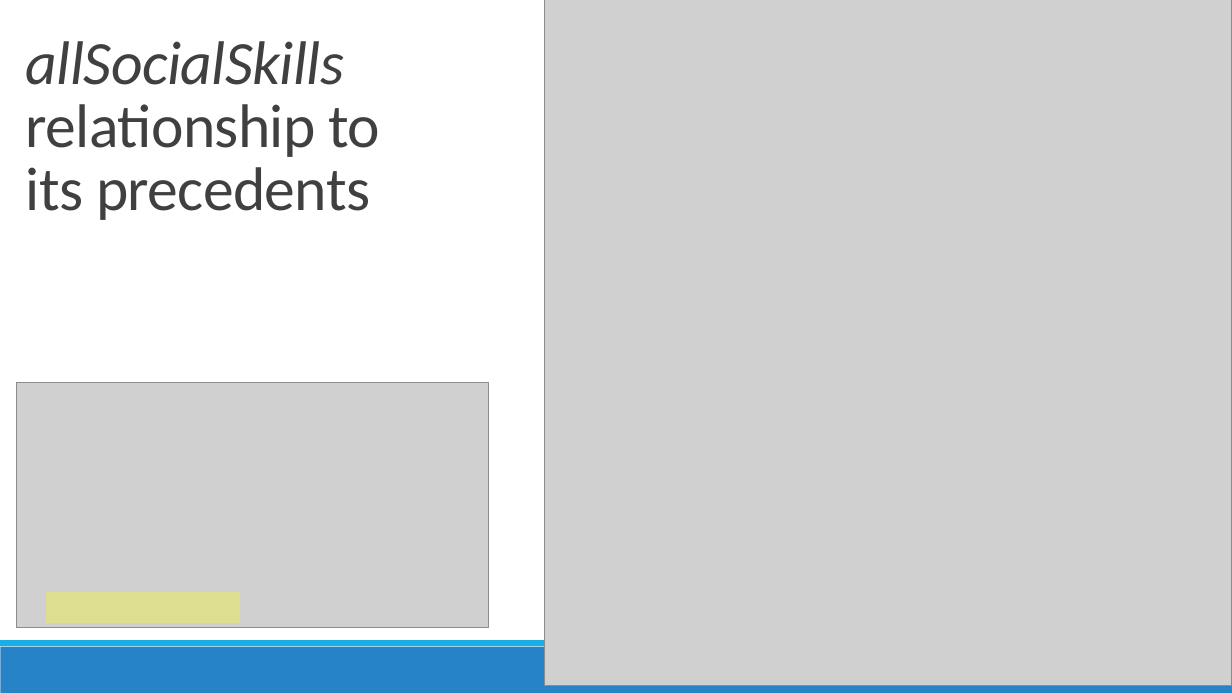
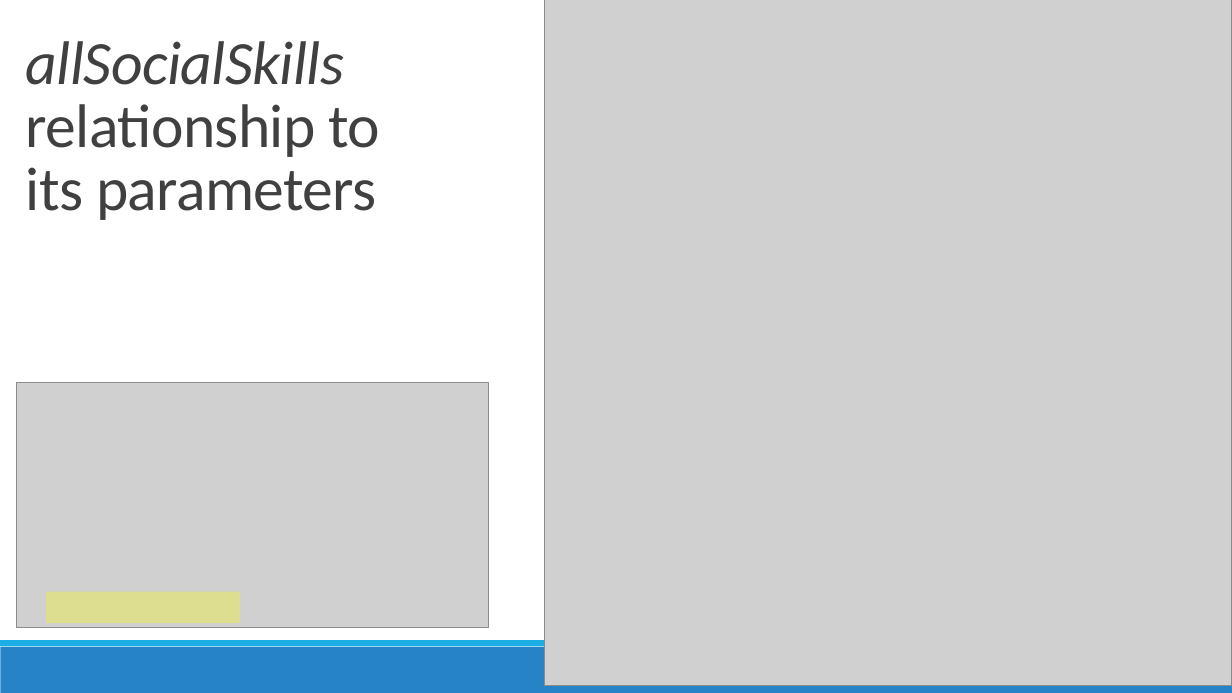
Before and after one commit to conditg/predicting-disruption, a slide deck: slide 21 of DisruptCapstone.pptx (slide 18 before the commit). Drawn at 1232x693 pixels with LibreOffice and Linux fonts; fonts in the diff are those of the drawing; grey boxes stand for pictures. Boxes give left, top, right and bottom in pixels: in the first picture for what was removed or moved away, otherwise in the second. Text is boxed around its words. In the diff, an @@ line names an element or a change of style, - is before the commit and + after.

```diff
--- a/DisruptCapstone.pptx
+++ b/DisruptCapstone.pptx
@@ title at (x1=26, y1=41, x2=380, y2=220): text changed @@
-allSocialSkills relationship to its precedents
+allSocialSkills relationship to its parameters
```
Also in this commit, not shown: 12 other slides changed, 4 slides added, 1 other file.
